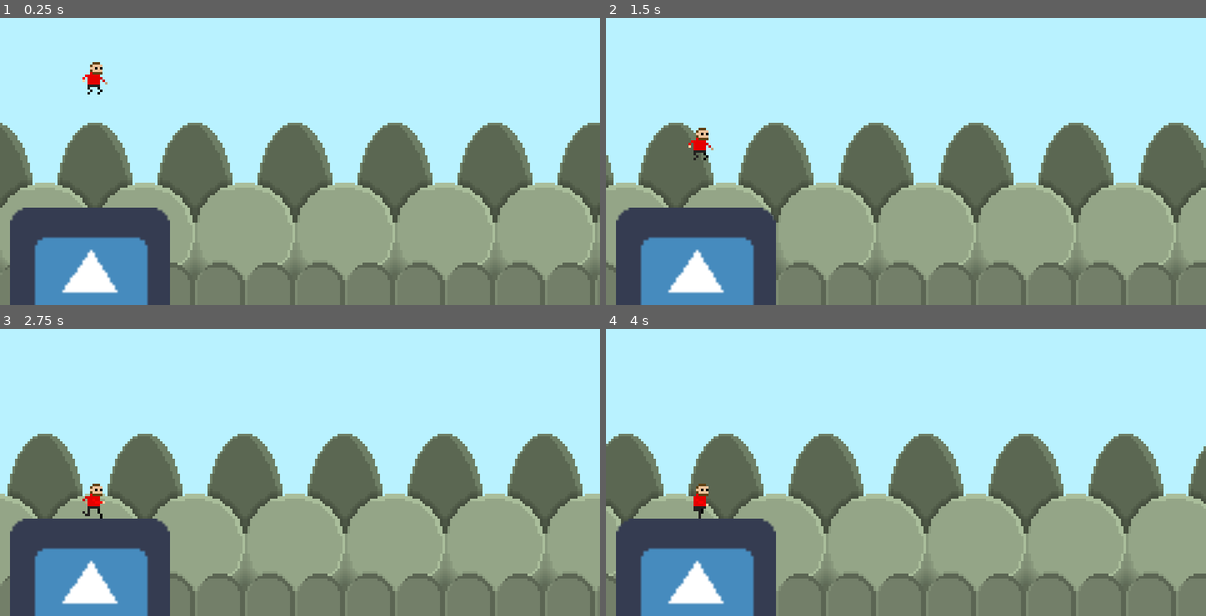
Above: before the commit, frames 1-4 (two rows, left to right).
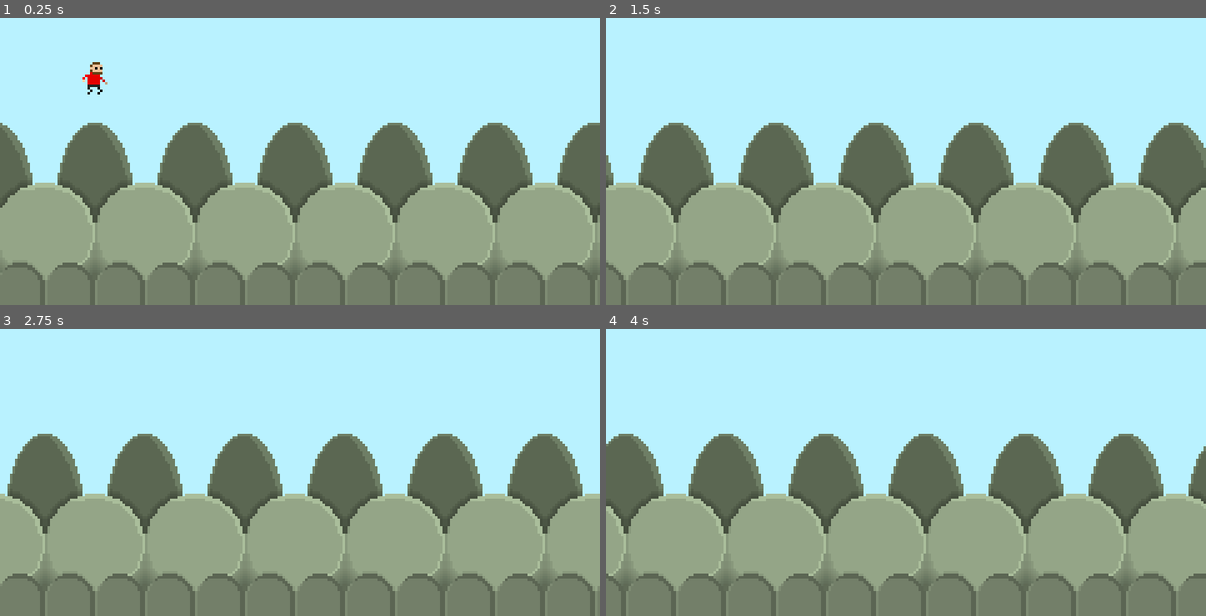
Above: after the commit, the same moments.

Repository: alexporcena/jumprunner
Game: Godot game, scene res://cenas/Jogo.tscn
Same seed, same stepped clock (60 frames per second), same inputs: the game is played once before the commit and once after it. The engine's default icon, where the game draws it, is replaced by a stand-in: a white triangle on a blue panel in a dark square.
Inputs:
- Up to frame 1 (0.25 s): no input
- Up to frame 2 (1.5 s): tap Up (pular) at 0.77 s
- Up to frame 3 (2.75 s): tap Up (pular) at 1.52 s
- Up to frame 4 (4 s): tap Up (pular) at 3.02, 3.77 s

The runs differ from the first frame. In frame 1, 8.9% of the frame differs, in the area x 1-29%, y 66-100%; in frame 2, 9.1%, in the area x 1-29%, y 38-100%; in frame 3, 9.1%; in frame 4, 9.1%.

Commit message:
Add files via upload

Diff:
--- a/cenas/Jogo.tscn
+++ b/cenas/Jogo.tscn
@@ -1,11 +1,7 @@
-[gd_scene load_steps=5 format=2]
+[gd_scene load_steps=3 format=2]
 
 [ext_resource path="res://cenas/PlanodeFundo.tscn" type="PackedScene" id=1]
 [ext_resource path="res://cenas/Personagem.tscn" type="PackedScene" id=2]
-[ext_resource path="res://icon.png" type="Texture" id=3]
-
-[sub_resource type="RectangleShape2D" id=1]
-extents = Vector2( 32, 32 )
 
 [node name="Jogo" type="Node2D"]
 
@@ -13,15 +9,3 @@
 
 [node name="Personagem" parent="." instance=ExtResource( 2 )]
 position = Vector2( 38, 28 )
-
-[node name="Chao" type="StaticBody2D" parent="."]
-position = Vector2( 36, 128 )
-__meta__ = {
-"_edit_group_": true
-}
-
-[node name="Sprite" type="Sprite" parent="Chao"]
-texture = ExtResource( 3 )
-
-[node name="CollisionShape2D" type="CollisionShape2D" parent="Chao"]
-shape = SubResource( 1 )
--- a/cenas/Plataforma.tscn
+++ b/cenas/Plataforma.tscn
@@ -1,8 +1,10 @@
-[gd_scene load_steps=2 format=2]
+[gd_scene load_steps=3 format=2]
 
 [ext_resource path="res://assets/tiles/TilePlataforma.tres" type="TileSet" id=1]
+[ext_resource path="res://scripts/Plataforma.gd" type="Script" id=2]
 
 [node name="Plataforma" type="Node2D"]
+script = ExtResource( 2 )
 
 [node name="TileMap" type="TileMap" parent="."]
 tile_set = ExtResource( 1 )
--- /dev/null
+++ b/scripts/Plataforma.gd
@@ -0,0 +1,17 @@
+extends Node2D
+
+const VELOCIDADE_PLATAFORMA = -100
+
+func _ready():
+	criar_plataforma(5)
+
+func criar_plataforma(celulas):
+	$TileMap.set_cell(0, 0, 0)
+
+	for celula in celulas:
+		$TileMap.set_cell(celula + 1, 0, 1)
+
+	$TileMap.set_cell(celulas + 1, 0, 2)
+
+func _physics_process(delta):
+	position.x += VELOCIDADE_PLATAFORMA * delta
